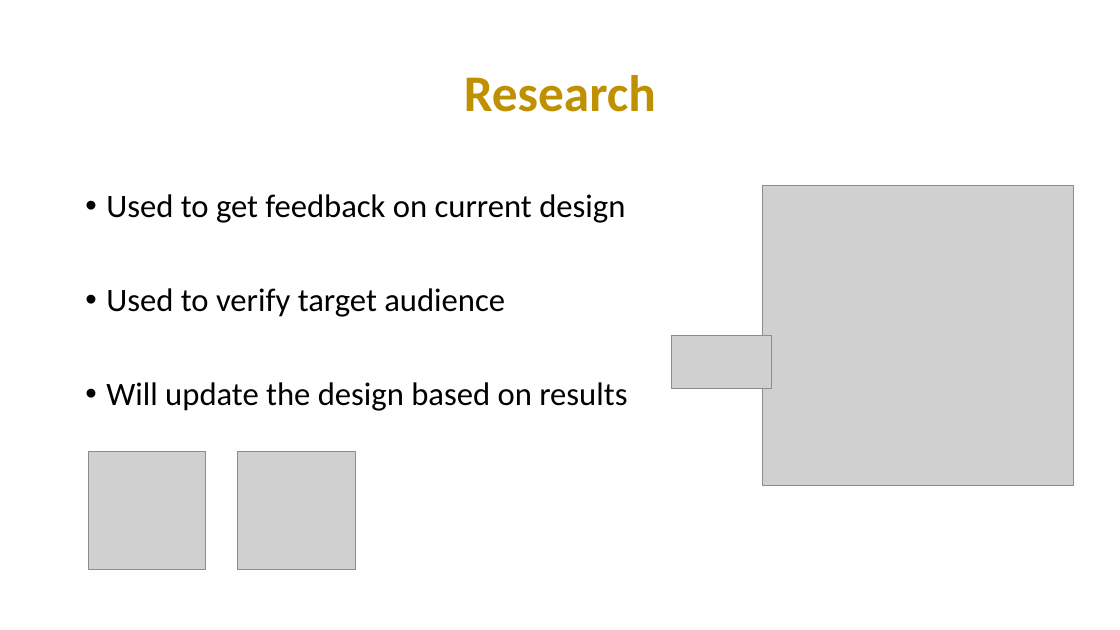
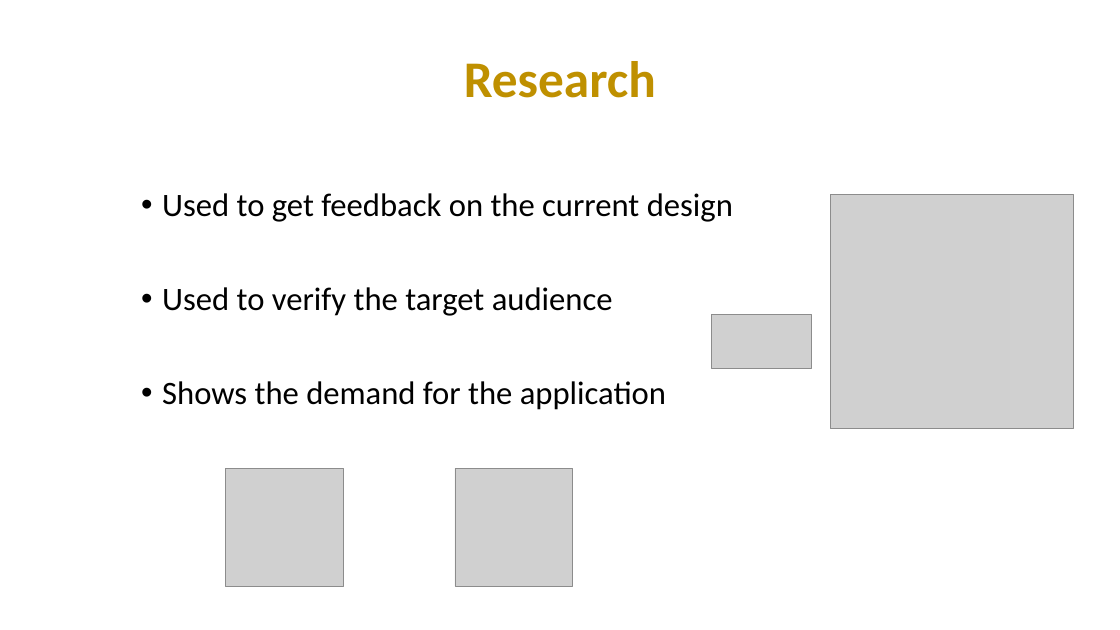
Before and after one commit to Group-MF/GSMap, a slide deck: slide 5 of Presentation/Group Presentation.pptx. Drawn at 1120x630 pixels with LibreOffice and Linux fonts; fonts in the diff are those of the drawing; grey boxes stand for pictures. Boxes give left, top, right and bottom in pixels: in the first picture for what was removed or moved away, otherwise in the second. Text is boxed around its words. In the diff, an @@ line names an element or a change of style, - is before the commit and + after.

Commit message:
Finished Presentation Slides
Please remember to update the IGLT building image

```diff
--- a/Presentation/Group Presentation.pptx
+++ b/Presentation/Group Presentation.pptx
@@ title "Research": place and size @@
-title "Research" at bbox=[464, 75, 656, 112]
+title "Research" at bbox=[464, 61, 656, 98]
@@ text at bbox=[162, 193, 733, 410]: text changed @@
-• Used to get feedback on current design
-• Used to verify target audience
-• Will update the design based on results
+• Used to get feedback on the current design
+• Used to verify the target audience
+• Shows the demand for the application
@@ picture: place and size @@
-picture at bbox=[762, 185, 1073, 485]
+picture at bbox=[831, 194, 1074, 429]
@@ picture: place and size @@
-picture at bbox=[672, 335, 772, 388]
+picture at bbox=[712, 315, 812, 368]
@@ picture: place and size @@
-picture at bbox=[88, 452, 206, 570]
+picture at bbox=[226, 469, 344, 586]
@@ picture: place and size @@
-picture at bbox=[238, 452, 355, 570]
+picture at bbox=[455, 469, 573, 586]
```
Also in this commit, not shown: 6 other slides changed, 1 slide added, 1 slide removed, 1 other file.
